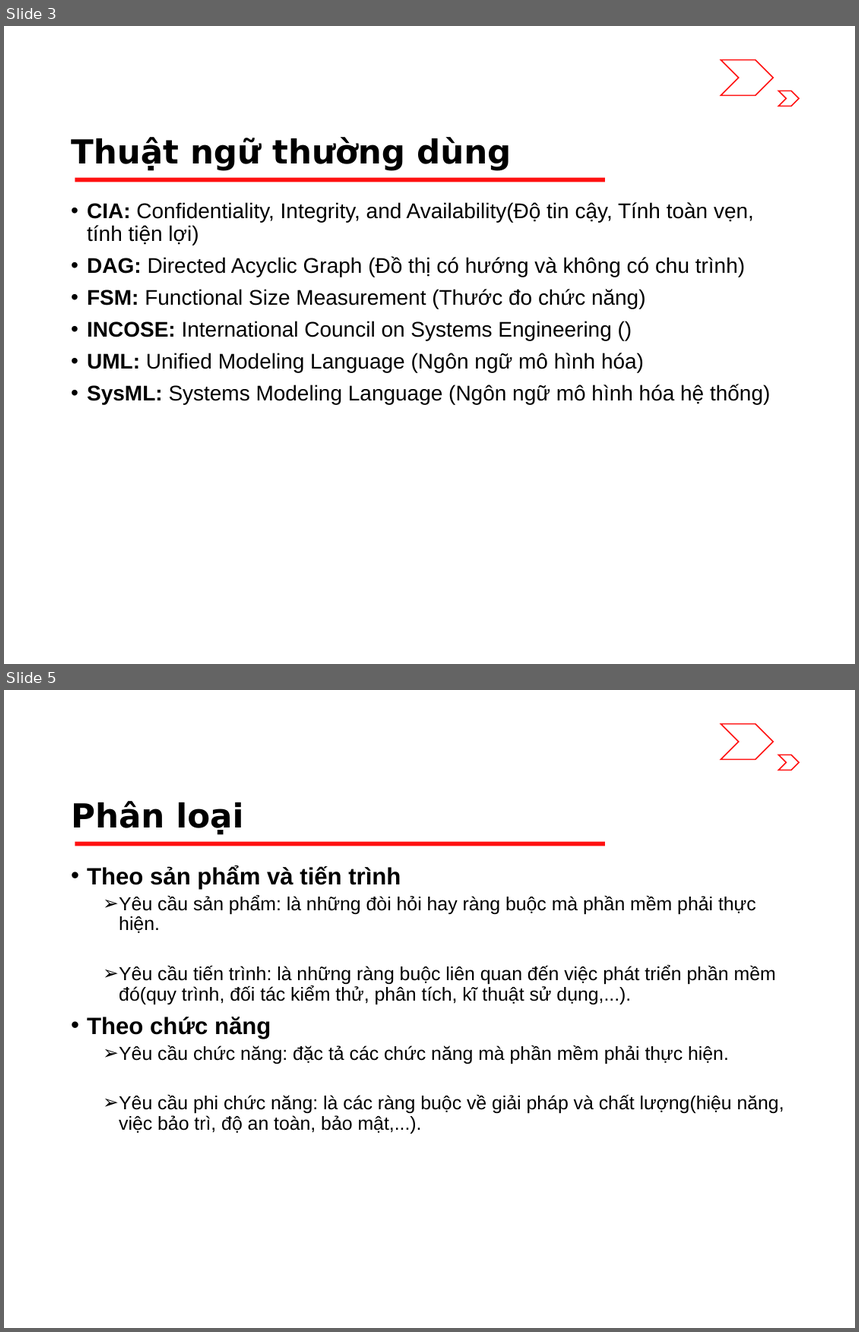
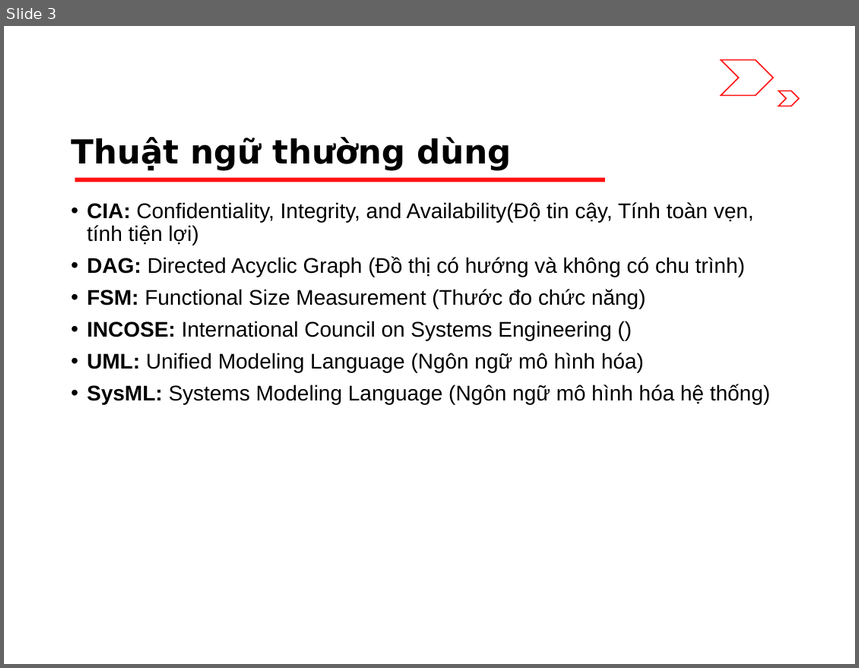
Before and after one commit to riverspart/uet-adv-sw-engineering, a slide deck: slide/release/chapter_1/slide.pptx. Shown one above the other, each under a label of ours: slides 3 and 5 before the commit, slide 3 after it; the slides between them are not shown. The pictures are 859x1332 and 859x668 pixels, drawn with LibreOffice and Linux fonts; fonts in the diff are those of the drawing. Boxes give left, top, right and bottom in pixels: in the first picture for what was removed or moved away, otherwise in the second. Text is boxed around its words. In the diff, an @@ line names an element or a change of style, - is before the commit and + after.

```diff
--- a/slide/release/chapter_1/slide.pptx
+++ b/slide/release/chapter_1/slide.pptx
@@ slide 5 removed at [4, 690, 855, 1328], background #FFFFFF; not listed: 3 template elements that a slide beside it also shows @@
@@ title removed at [71, 801, 243, 835] @@
-Phân loại
@@ text removed at [87, 866, 785, 1134] @@
-• Theo sản phẩm và tiến trình
-  ➢ Yêu cầu sản phẩm: là những đòi hỏi hay ràng buộc mà phần mềm phải thực hiện.
-  ➢ Yêu cầu tiến trình: là những ràng buộc liên quan đến việc phát triển phần mềm đó(quy trình, đối tác kiểm thử, phân tích, kĩ thuật sử dụng,...).
-• Theo chức năng
-  ➢ Yêu cầu chức năng: đặc tả các chức năng mà phần mềm phải thực hiện.
-  ➢ Yêu cầu phi chức năng: là các ràng buộc về giải pháp và chất lượng(hiệu năng, việc bảo trì, độ an toàn, bảo mật,...).
```
Also in this commit, not shown: 1 other slide removed.
